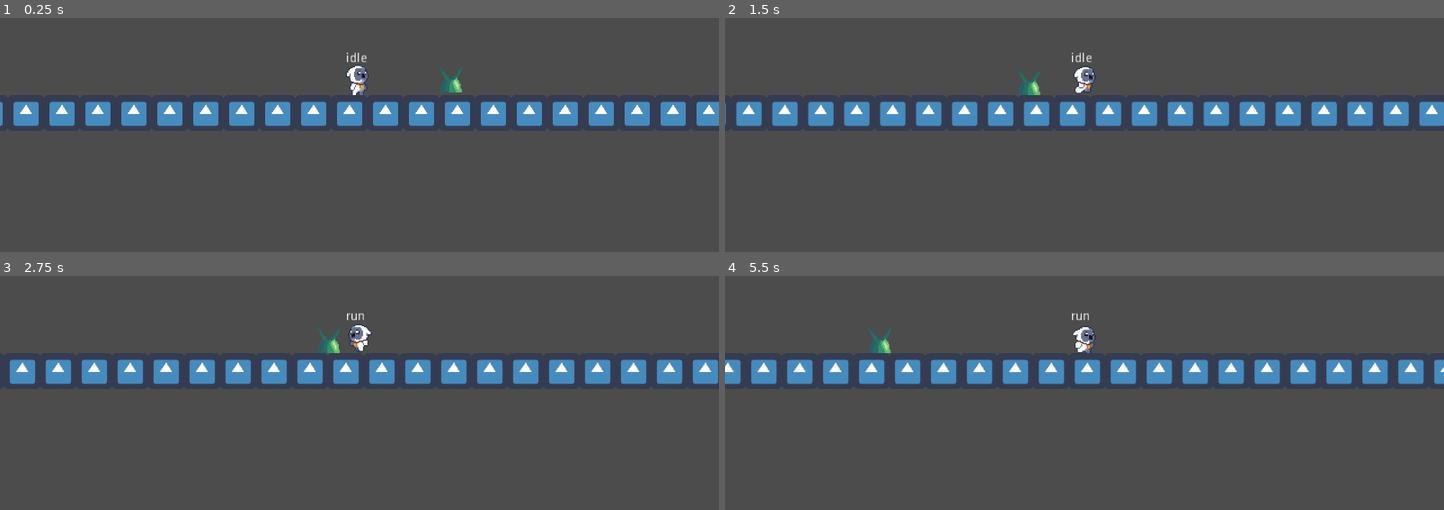
Above: before the commit, frames 1-4 (two rows, left to right).
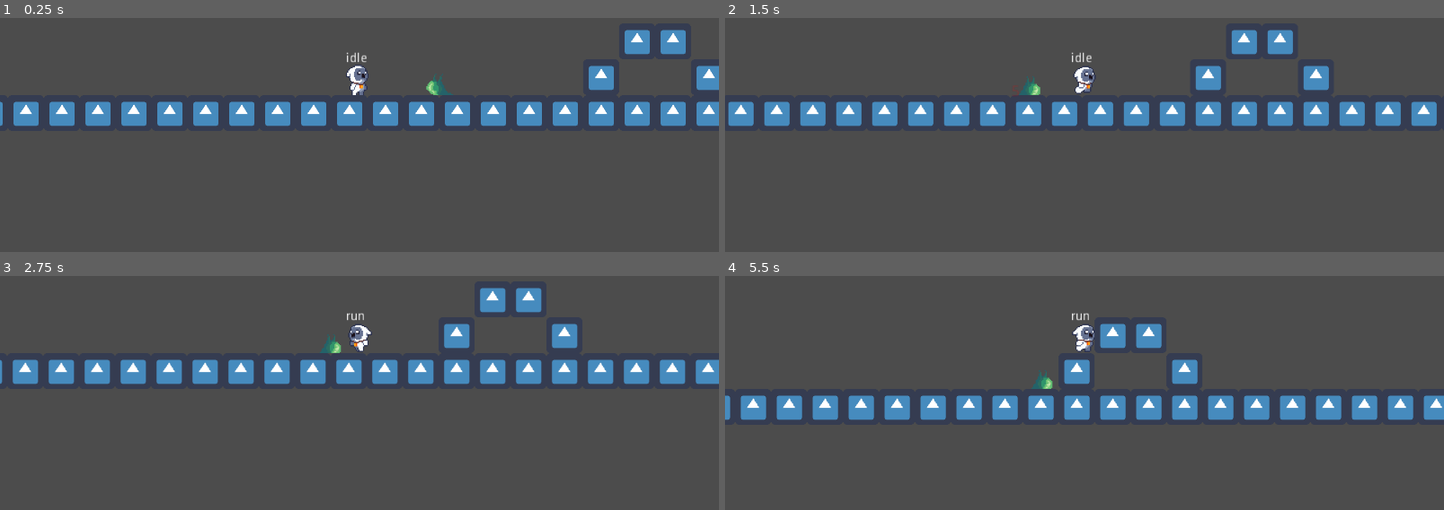
Above: after the commit, the same moments.

Repository: tnp2004/Game2D-ComputerProject
Game: Godot game, scene res://Stages/World.tscn
Two runs of this game, one before a commit and one after it. Both use one fixed random seed, a clock stepped at 60 frames per second and the inputs below. The engine's default icon, where the game draws it, is replaced by a stand-in: a white triangle on a blue panel in a dark square.
Inputs (mouse positions are in pixels of both pictures, inside the frame that each line leads up to):
- Up to frame 1 (0.25 s): no input
- Up to frame 2 (1.5 s): move the mouse to (1242, 57) at 0.52 s; hold Right (ui_right) from 0.53 s (still down); click (1242, 57) at 0.6 s; tap Up (ui_up) at 0.77 s; move the mouse to (940, 97) at 1.27 s; click (940, 97) at 1.35 s
- Up to frame 3 (2.75 s): tap Up (ui_up) at 1.52 s; move the mouse to (outside the picture) at 2.02 s; release Right (ui_right) at 2.03 s; hold Left (ui_left) from 2.03 s (still down); click (outside the picture) at 2.1 s
- Up to frame 4 (5.5 s): move the mouse to (1048, 416) at 2.77 s; release Left (ui_left) at 2.78 s; hold Right (ui_right) 2.78-4.28 s; click (1048, 416) at 2.85 s; tap Up (ui_up) at 3.02, 3.77, 4.52 s; move the mouse to (1300, 395) at 3.52 s; click (1300, 395) at 3.6 s; move the mouse to (outside the picture) at 4.27 s; hold Left (ui_left) 4.28-5.03 s; click (outside the picture) at 4.35 s; move the mouse to (1120, 334) at 5.02 s; hold Right (ui_right) from 5.03 s (still down); click (1120, 334) at 5.1 s

The runs differ from the first frame. In frame 1, 1.8% of the frame differs, in the area x 59-100%, y 4-33%; in frame 2, 7.9%; in frame 3, 4.4%; in frame 4, 17%, in the area x 0-100%, y 20-62%.

Commit message:
Slime Animation Update

Diff:
--- a/Characters/Owlet.gd
+++ b/Characters/Owlet.gd
@@ -62,6 +62,7 @@
 	velocity.y += _delta * GRAVITY
 	velocity = move_and_slide(velocity, Vector2.UP)
 	current_state_label()
+	print(velocity.length())
 
 # damage indicator
 func spawn_effect(EFFECT, effect_position = global_position):
--- a/Enemies/Enemy.gd
+++ b/Enemies/Enemy.gd
@@ -34,16 +34,20 @@
 			return i # player node
 
 func chase_player():
-	var to_player = (get_player_node().position - position).normalized()
-	velocity.x = to_player.x * SPEED * FRICTION
-	velocity = move_and_slide(velocity, Vector2.UP)
+	if isChase:
+		var to_player = (get_player_node().position - position).normalized()
+		velocity.x = to_player.x * SPEED * FRICTION
+		velocity = move_and_slide(velocity, Vector2.UP)
+	else:
+		velocity = Vector2.ZERO
 
 func _physics_process(delta):
 	velocity.y += GRAVITY * delta
-	if isChase:
-		chase_player()
-	else:
-		velocity = Vector2.ZERO
+	if velocity.x < 0:
+		$AnimatedSprite.flip_h = true
+	elif velocity.x > 0:
+		$AnimatedSprite.flip_h = false
+
 func _on_Detectplayer_body_entered(body):
 	if body.is_in_group("player"):
 		isChase = true
--- a/Enemies/Enemy.tscn
+++ b/Enemies/Enemy.tscn
@@ -6,6 +6,8 @@
 [ext_resource path="res://Enemies-Sprite/Slime/Slime_Spiked_Death.png" type="Texture" id=4]
 [ext_resource path="res://Enemies-Sprite/Slime/Slime_Spiked_Hit.png" type="Texture" id=5]
 [ext_resource path="res://Enemies-Sprite/Slime/Slime_Spiked_Ability.png" type="Texture" id=6]
+[ext_resource path="res://Enemies/Slime_FSM.gd" type="Script" id=7]
+[ext_resource path="res://Enemies-Sprite/Slime/Slime_Spiked_Jump.png" type="Texture" id=8]
 
 [sub_resource type="AtlasTexture" id=9]
 atlas = ExtResource( 6 )
@@ -78,6 +80,38 @@
 [sub_resource type="AtlasTexture" id=7]
 atlas = ExtResource( 1 )
 region = Rect2( 192, 0, 64, 64 )
+
+[sub_resource type="AtlasTexture" id=32]
+atlas = ExtResource( 8 )
+region = Rect2( 0, 0, 64, 64 )
+
+[sub_resource type="AtlasTexture" id=33]
+atlas = ExtResource( 8 )
+region = Rect2( 64, 0, 64, 64 )
+
+[sub_resource type="AtlasTexture" id=34]
+atlas = ExtResource( 8 )
+region = Rect2( 128, 0, 64, 64 )
+
+[sub_resource type="AtlasTexture" id=35]
+atlas = ExtResource( 8 )
+region = Rect2( 192, 0, 64, 64 )
+
+[sub_resource type="AtlasTexture" id=36]
+atlas = ExtResource( 8 )
+region = Rect2( 0, 64, 64, 64 )
+
+[sub_resource type="AtlasTexture" id=37]
+atlas = ExtResource( 8 )
+region = Rect2( 64, 64, 64, 64 )
+
+[sub_resource type="AtlasTexture" id=38]
+atlas = ExtResource( 8 )
+region = Rect2( 128, 64, 64, 64 )
+
+[sub_resource type="AtlasTexture" id=39]
+atlas = ExtResource( 8 )
+region = Rect2( 192, 64, 64, 64 )
 
 [sub_resource type="AtlasTexture" id=23]
 atlas = ExtResource( 3 )
@@ -117,29 +151,210 @@
 "name": "idle",
 "speed": 5.0
 }, {
+"frames": [ SubResource( 32 ), SubResource( 33 ), SubResource( 34 ), SubResource( 35 ), SubResource( 36 ), SubResource( 37 ), SubResource( 38 ), SubResource( 39 ) ],
+"loop": true,
+"name": "jump",
+"speed": 5.0
+}, {
 "frames": [ SubResource( 23 ), SubResource( 24 ), SubResource( 25 ), SubResource( 26 ) ],
 "loop": true,
 "name": "run",
 "speed": 5.0
 } ]
+
+[sub_resource type="Animation" id=27]
+length = 0.001
+tracks/0/type = "value"
+tracks/0/path = NodePath("AnimatedSprite:animation")
+tracks/0/interp = 1
+tracks/0/loop_wrap = true
+tracks/0/imported = false
+tracks/0/enabled = true
+tracks/0/keys = {
+"times": PoolRealArray( 0 ),
+"transitions": PoolRealArray( 1 ),
+"update": 0,
+"values": [ "run" ]
+}
+tracks/1/type = "value"
+tracks/1/path = NodePath("AnimatedSprite:frame")
+tracks/1/interp = 1
+tracks/1/loop_wrap = true
+tracks/1/imported = false
+tracks/1/enabled = true
+tracks/1/keys = {
+"times": PoolRealArray( 0 ),
+"transitions": PoolRealArray( 1 ),
+"update": 0,
+"values": [ 0 ]
+}
+
+[sub_resource type="Animation" id=31]
+resource_name = "attack"
+length = 0.3
+tracks/0/type = "value"
+tracks/0/path = NodePath("AnimatedSprite:animation")
+tracks/0/interp = 1
+tracks/0/loop_wrap = true
+tracks/0/imported = false
+tracks/0/enabled = true
+tracks/0/keys = {
+"times": PoolRealArray( 0 ),
+"transitions": PoolRealArray( 1 ),
+"update": 1,
+"values": [ "attack" ]
+}
+tracks/1/type = "value"
+tracks/1/path = NodePath("AnimatedSprite:frame")
+tracks/1/interp = 1
+tracks/1/loop_wrap = true
+tracks/1/imported = false
+tracks/1/enabled = true
+tracks/1/keys = {
+"times": PoolRealArray( 0, 0.1, 0.2, 0.3 ),
+"transitions": PoolRealArray( 1, 1, 1, 1 ),
+"update": 1,
+"values": [ 0, 1, 2, 3 ]
+}
+
+[sub_resource type="Animation" id=29]
+resource_name = "dead"
+length = 0.5
+tracks/0/type = "value"
+tracks/0/path = NodePath("AnimatedSprite:animation")
+tracks/0/interp = 1
+tracks/0/loop_wrap = true
+tracks/0/imported = false
+tracks/0/enabled = true
+tracks/0/keys = {
+"times": PoolRealArray( 0 ),
+"transitions": PoolRealArray( 1 ),
+"update": 1,
+"values": [ "dead" ]
+}
+tracks/1/type = "value"
+tracks/1/path = NodePath("AnimatedSprite:frame")
+tracks/1/interp = 1
+tracks/1/loop_wrap = true
+tracks/1/imported = false
+tracks/1/enabled = true
+tracks/1/keys = {
+"times": PoolRealArray( 0, 0.1, 0.2, 0.3, 0.4, 0.5 ),
+"transitions": PoolRealArray( 1, 1, 1, 1, 1, 1 ),
+"update": 1,
+"values": [ 0, 1, 2, 3, 4, 5 ]
+}
+
+[sub_resource type="Animation" id=30]
+resource_name = "hurt"
+length = 0.3
+tracks/0/type = "value"
+tracks/0/path = NodePath("AnimatedSprite:animation")
+tracks/0/interp = 1
+tracks/0/loop_wrap = true
+tracks/0/imported = false
+tracks/0/enabled = true
+tracks/0/keys = {
+"times": PoolRealArray( 0 ),
+"transitions": PoolRealArray( 1 ),
+"update": 1,
+"values": [ "hurt" ]
+}
+tracks/1/type = "value"
+tracks/1/path = NodePath("AnimatedSprite:frame")
+tracks/1/interp = 1
+tracks/1/loop_wrap = true
+tracks/1/imported = false
+tracks/1/enabled = true
+tracks/1/keys = {
+"times": PoolRealArray( 0, 0.1, 0.2, 0.3 ),
+"transitions": PoolRealArray( 1, 1, 1, 1 ),
+"update": 1,
+"values": [ 0, 1, 2, 3 ]
+}
+
+[sub_resource type="Animation" id=40]
+resource_name = "jump"
+length = 0.7
+tracks/0/type = "value"
+tracks/0/path = NodePath("AnimatedSprite:animation")
+tracks/0/interp = 1
+tracks/0/loop_wrap = true
+tracks/0/imported = false
+tracks/0/enabled = true
+tracks/0/keys = {
+"times": PoolRealArray( 0 ),
+"transitions": PoolRealArray( 1 ),
+"update": 1,
+"values": [ "jump" ]
+}
+tracks/1/type = "value"
+tracks/1/path = NodePath("AnimatedSprite:frame")
+tracks/1/interp = 1
+tracks/1/loop_wrap = true
+tracks/1/imported = false
+tracks/1/enabled = true
+tracks/1/keys = {
+"times": PoolRealArray( 0, 0.1, 0.2, 0.3, 0.4, 0.5, 0.6, 0.7 ),
+"transitions": PoolRealArray( 1, 1, 1, 1, 1, 1, 1, 1 ),
+"update": 1,
+"values": [ 0, 1, 2, 3, 4, 5, 6, 7 ]
+}
+
+[sub_resource type="Animation" id=28]
+resource_name = "run"
+length = 0.4
+loop = true
+tracks/0/type = "value"
+tracks/0/path = NodePath("AnimatedSprite:animation")
+tracks/0/interp = 1
+tracks/0/loop_wrap = true
+tracks/0/imported = false
+tracks/0/enabled = true
+tracks/0/keys = {
+"times": PoolRealArray( 0 ),
+"transitions": PoolRealArray( 1 ),
+"update": 1,
+"values": [ "run" ]
+}
+tracks/1/type = "value"
+tracks/1/path = NodePath("AnimatedSprite:frame")
+tracks/1/interp = 1
+tracks/1/loop_wrap = true
+tracks/1/imported = false
+tracks/1/enabled = true
+tracks/1/keys = {
+"times": PoolRealArray( 0, 0.1, 0.2, 0.3 ),
+"transitions": PoolRealArray( 1, 1, 1, 1 ),
+"update": 1,
+"values": [ 0, 1, 2, 3 ]
+}
 
 [sub_resource type="RectangleShape2D" id=2]
 extents = Vector2( 28.5, 28.5 )
 
 [sub_resource type="CircleShape2D" id=3]
-radius = 127.098
-
-[node name="Enemy" type="KinematicBody2D" groups=["enemy"]]
+radius = 253.284
+
+[node name="Slime" type="KinematicBody2D" groups=["enemy"]]
 script = ExtResource( 2 )
+
+[node name="Slime_FSM" type="Node" parent="."]
+script = ExtResource( 7 )
 
 [node name="AnimatedSprite" type="AnimatedSprite" parent="."]
 position = Vector2( 2, -4 )
 scale = Vector2( 2, 2 )
 frames = SubResource( 8 )
-animation = "attack"
-frame = 1
+animation = "run"
 
 [node name="AnimationPlayer" type="AnimationPlayer" parent="."]
+anims/RESET = SubResource( 27 )
+anims/attack = SubResource( 31 )
+anims/dead = SubResource( 29 )
+anims/hurt = SubResource( 30 )
+anims/jump = SubResource( 40 )
+anims/run = SubResource( 28 )
 
 [node name="CollisionShape2D" type="CollisionShape2D" parent="."]
 position = Vector2( 0.5, -0.5 )
--- /dev/null
+++ b/Enemies/Slime_FSM.gd
@@ -0,0 +1,32 @@
+extends FiniteStateMachine
+
+func _init():
+	_add_state("run")
+	_add_state("jump")
+	_add_state("hurt")
+	_add_state("dead")
+	_add_state("attack")
+
+func _ready():
+	set_state(states.run)
+
+func _state_logic(_delta: float) -> void:
+	parent.chase_player()
+
+func _get_transition() -> int:
+	match state:
+		states.run:
+			if parent.velocity.y != 0:
+				return states.jump
+
+		states.jump:
+			if parent.velocity.x != 0:
+				return states.run
+	return - 1
+
+func _enter_state(_previous_state: int, _new_state: int) -> void:
+	match _new_state:
+		states.run:
+			animation_player.play("run")
+		states.jump:
+			animation_player.play("jump")
--- a/Stages/World.tscn
+++ b/Stages/World.tscn
@@ -40,7 +40,7 @@
 [node name="TileMap" type="TileMap" parent="."]
 tile_set = SubResource( 2 )
 format = 1
-tile_data = PoolIntArray( 65524, 0, 0, 65525, 0, 0, 65526, 0, 0, 6 …(306 unchanged characters)…
+tile_data = PoolIntArray( -131066, 0, 0, -131065, 0, 0, -65531, 0, 0, -65528, 0, 0, 65524, 0, 0, 65525, 0, 0, 65526, 0, 0, 6 …(306 unchanged characters)…
 
 [node name="Enemy" parent="." instance=ExtResource( 3 )]
 position = Vector2( 84, -33 )
Not shown: 1 places in Enemies/Enemy.tscn that only renumber resources
